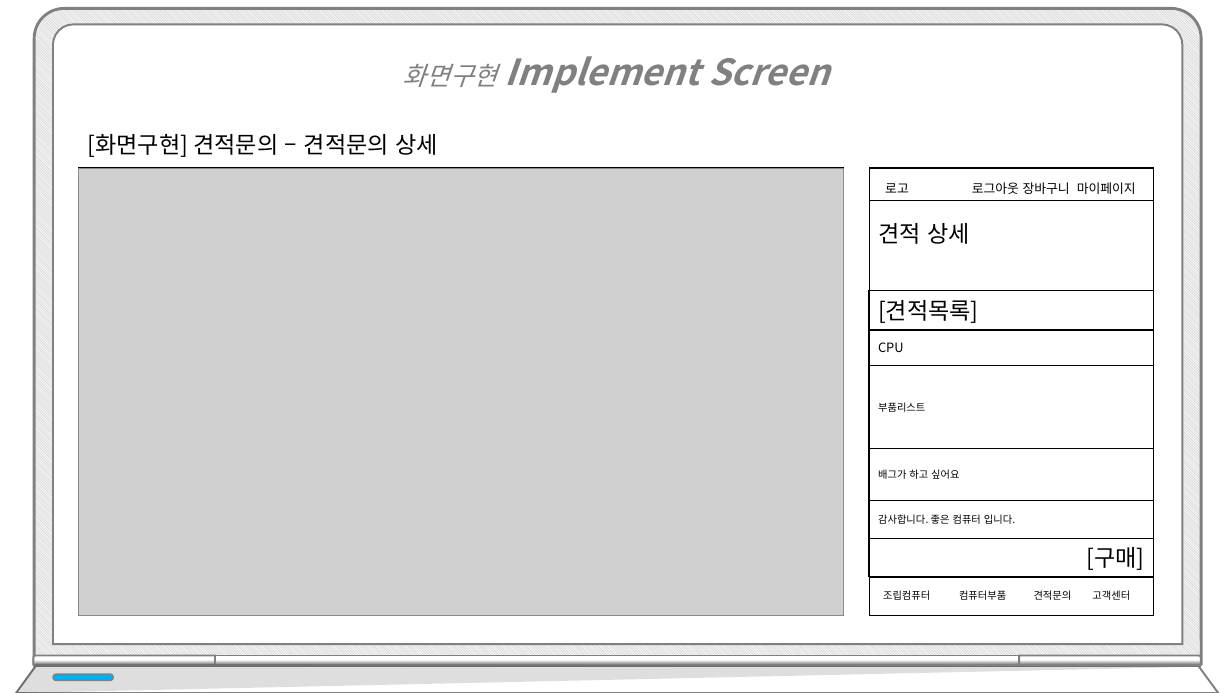
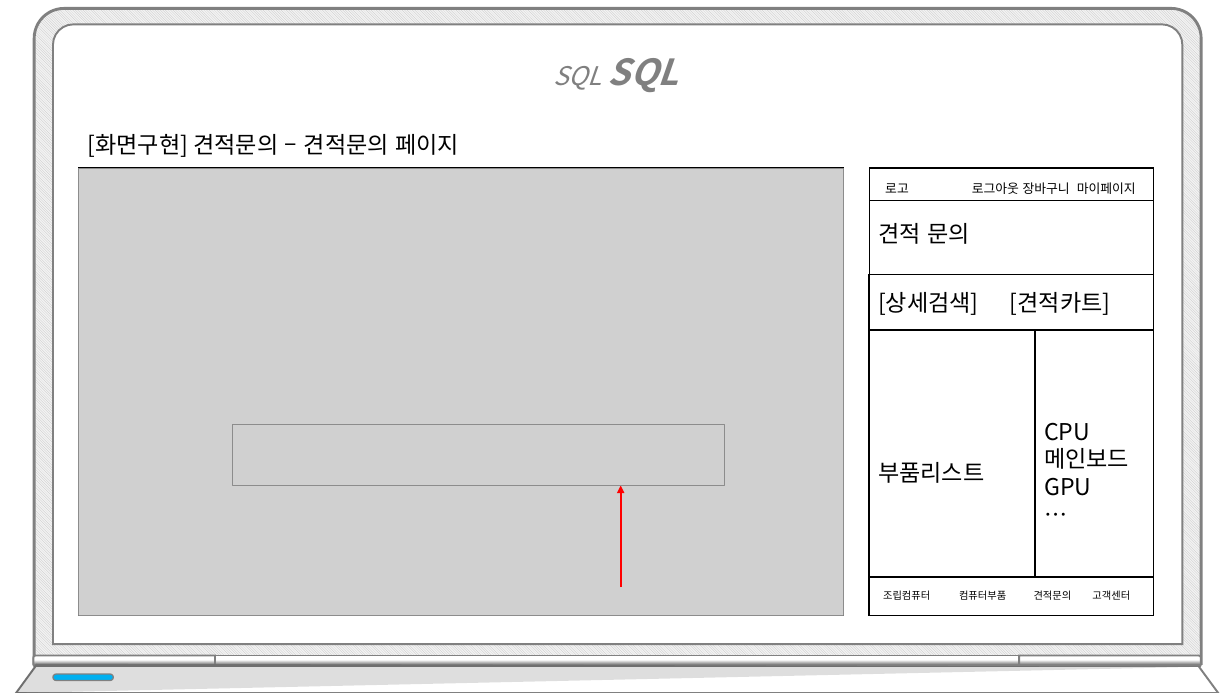
Before and after one commit to hhsw07/ezen-academy-projects, a slide deck: slide 85 of WebContent/발표/3차/프로젝트5_3차.pptx (slide 86 before the commit). Drawn at 1232x693 pixels with LibreOffice and Linux fonts; fonts in the diff are those of the drawing; grey boxes stand for pictures. Boxes give left, top, right and bottom in pixels: in the first picture for what was removed or moved away, otherwise in the second. Text is boxed around its words. In the diff, an @@ line names an element or a change of style, - is before the commit and + after.

```diff
--- a/WebContent/발표/3차/프로젝트5_3차.pptx
+++ b/WebContent/발표/3차/프로젝트5_3차.pptx
@@ text at (554, 58, 679, 92): text changed; size 28 to 20 pt; bold off @@
-화면구현 Implement Screen
+SQL SQL
@@ text at (88, 134, 459, 157): text changed @@
-[화면구현] 견적문의 – 견적문의 상세
+[화면구현] 견적문의 – 견적문의 페이지
@@ text at (878, 223, 970, 244): text changed @@
-견적 상세
+견적 문의
@@ rectangle "[상세검색] [견적카트]": place and size @@
-rectangle "[상세검색] [견적카트]" at (869, 290, 1153, 330)
+rectangle "[상세검색] [견적카트]" at (869, 274, 1153, 330)
@@ text in rectangle at (878, 292, 1111, 315): text changed @@
-[견적목록]
+[상세검색] [견적카트]
@@ rectangle "부품리스트": place and size @@
-rectangle "부품리스트" at (869, 366, 1153, 449)
+rectangle "부품리스트" at (869, 330, 1035, 616)
@@ rectangle "부품리스트" at (869, 330, 1035, 616): size 8 to 18 pt @@
@@ rectangle removed at (869, 330, 1153, 365) @@
-CPU
@@ rectangle added at (1035, 330, 1153, 616), fill #FFFFFF, outline #000000 1 pt, 18 pt, text #000000 @@
+CPU
+메인보드
+GPU
+…
@@ picture added at (232, 425, 724, 486) @@
@@ rectangle removed at (869, 449, 1153, 501) @@
-배그가 하고 싶어요
@@ arrow added from (621, 587) to (621, 486), #FF0000 1.5 pt @@
@@ rectangle removed at (869, 501, 1153, 539) @@
-감사합니다. 좋은 컴퓨터 입니다.
@@ rectangle removed at (869, 539, 1153, 578) @@
-[구매]
```
Also in this commit, not shown: 2 other slides changed.
